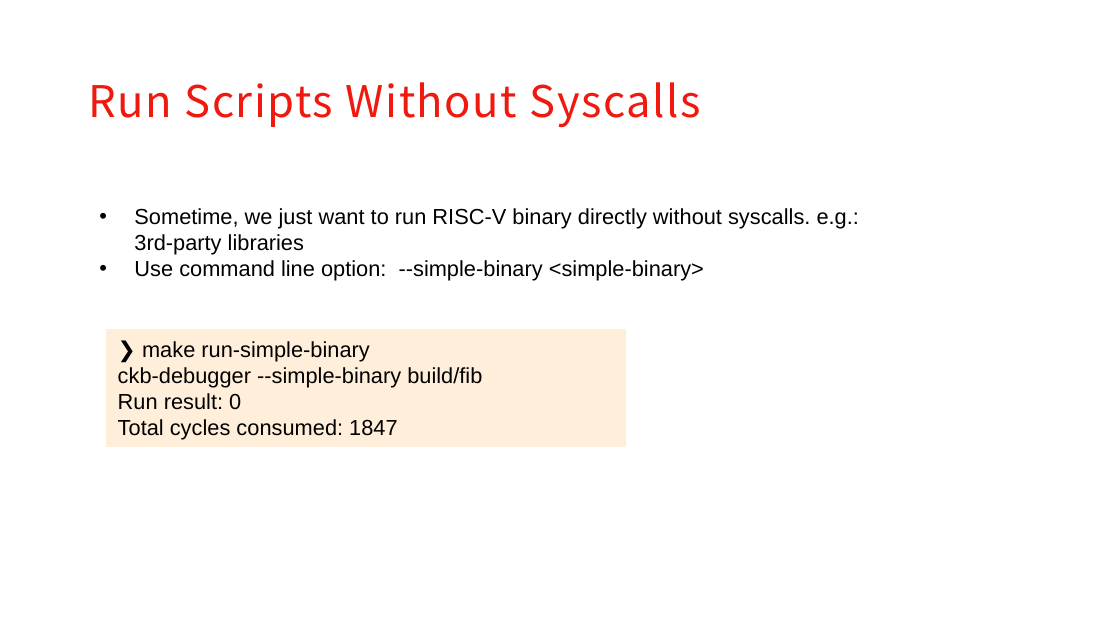
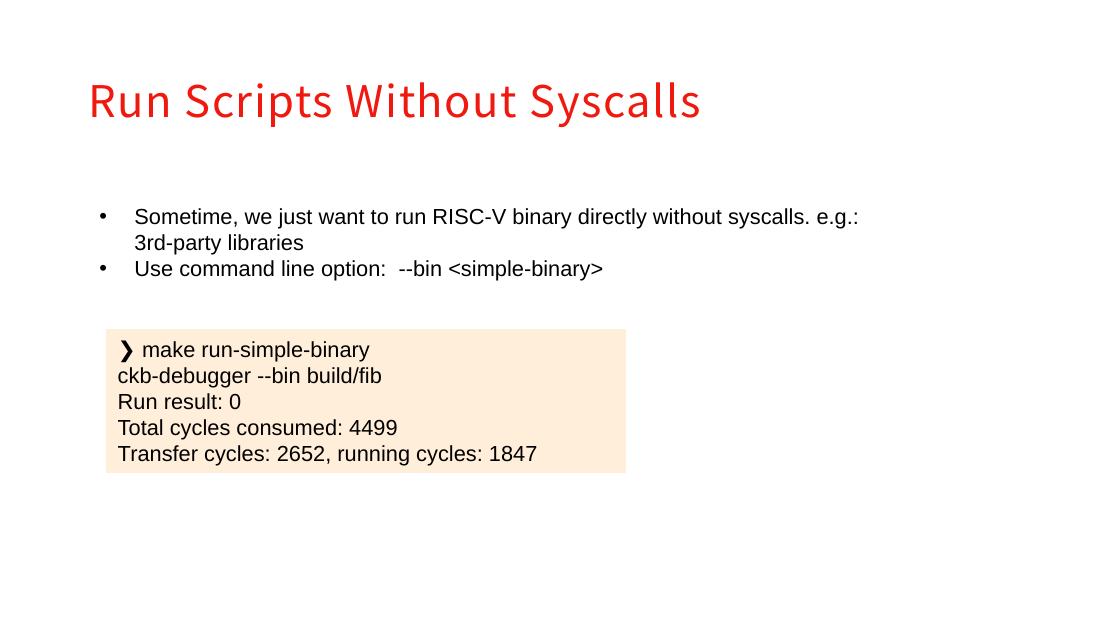
Before and after one commit to XuJiandong/ckb-debugger-playground, a slide deck: slide 13 of slides/presentation.pptx (slide 12 before the commit). Drawn at 1120x630 pixels with LibreOffice and Linux fonts; fonts in the diff are those of the drawing; background and template pictures are left out. Boxes give left, top, right and bottom in pixels: in the first picture for what was removed or moved away, otherwise in the second. Text is boxed around its words. In the diff, an @@ line names an element or a change of style, - is before the commit and + after.

Commit message:
updated according to new ckb-debugger

```diff
--- a/slides/presentation.pptx
+++ b/slides/presentation.pptx
@@ text at <box>134,260,603,281</box>: text changed @@
-• Use command line option: --simple-binary <simple-binary>
+• Use command line option: --bin <simple-binary>
@@ rectangle "❯ make run-simple-binary": place and size @@
-rectangle "❯ make run-simple-binary" at <box>106,330,625,447</box>
+rectangle "❯ make run-simple-binary" at <box>106,330,625,474</box>
@@ text in rectangle at <box>118,367,382,388</box>: text changed @@
-ckb-debugger --simple-binary build/fib
+ckb-debugger --bin build/fib
@@ text in rectangle at <box>118,419,538,466</box>: text changed @@
-Total cycles consumed: 1847
+Total cycles consumed: 4499
+Transfer cycles: 2652, running cycles: 1847
```
Also in this commit, not shown: 7 other slides changed, 3 slides added, 2 other files.
